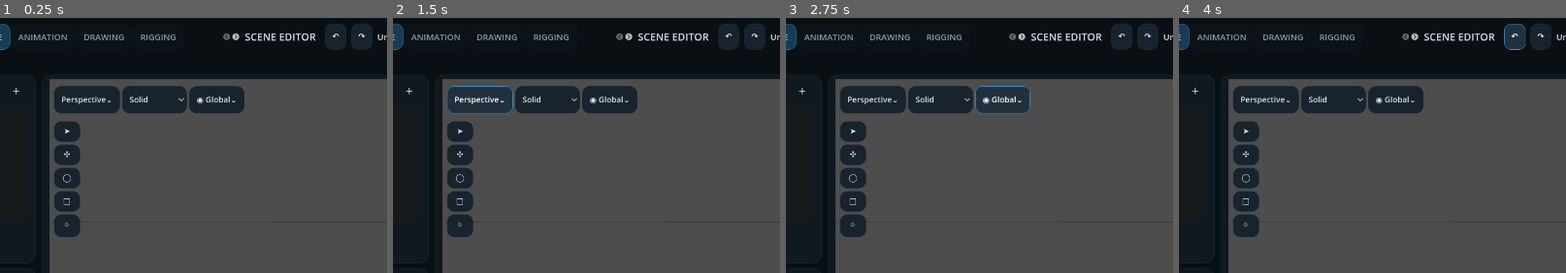
Above: before the commit, frames 1-4 (left to right).
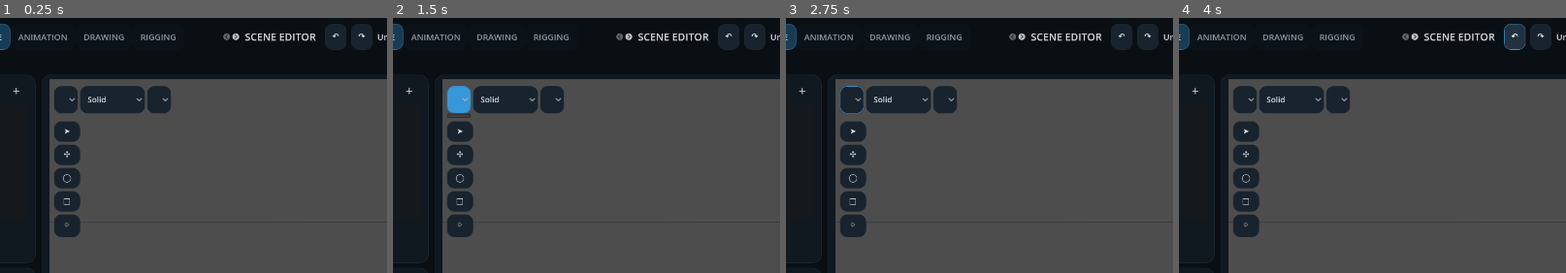
Above: after the commit, the same moments.

Repository: Onnevan/Kabuki
Game: Godot game, scene res://editor/main.tscn
Two runs of this game, one before a commit and one after it. Both use one fixed random seed, a clock stepped at 60 frames per second and the inputs below.
Inputs (mouse positions are % of the whole screen's width and height, from its top left):
- Up to frame 1 (0.25 s): no input
- Up to frame 2 (1.5 s): click (26, 16) at 0.5 s, where only the run before the commit has a clickable "Perspective⌄"; click (23, 16) at 1.27 s
- Up to frame 3 (2.75 s): click (43, 16) at 2 s, where only the run before the commit has a clickable "◉ Global⌄"
- Up to frame 4 (4 s): click (35, 16) at 2.77 s; click "↶" at 3.5 s
The pictures show only the part of the screen within x 15-65%, y 0-50%; the shares and areas given below are measured in that part.

The runs differ from the first frame. In frame 1, 2.5% of the frame differs, in the area x 16-64%, y 26-38%; in frame 2, 3.1%, in the area x 14-64%, y 26-40%; in frame 3, 2.6%; in frame 4, 2.5%.

Commit message:
Replace dummy viewport chips with real controls

Diff:
--- a/editor/main.tscn
+++ b/editor/main.tscn
@@ -511,12 +511,14 @@
 offset_right=1034.0
 offset_bottom=116.0
 mouse_filter=1
-[node name="Perspective" type="Button" parent="ViewportTop"]
-text="Perspective⌄"
+[node name="ProjectionMode" type="OptionButton" parent="ViewportTop"]
+unique_name_in_owner=true
+tooltip_text="Perspective or orthographic viewport projection"
 [node name="ShadingMode" type="OptionButton" parent="ViewportTop"]
 unique_name_in_owner=true
-[node name="Global" type="Button" parent="ViewportTop"]
-text="◉ Global⌄"
+[node name="TransformSpace" type="OptionButton" parent="ViewportTop"]
+unique_name_in_owner=true
+tooltip_text="Transform gizmo orientation"
 [node name="ViewportGrow" type="Control" parent="ViewportTop"]
 size_flags_horizontal=3
 [node name="PreviewChip" type="Label" parent="ViewportTop"]
